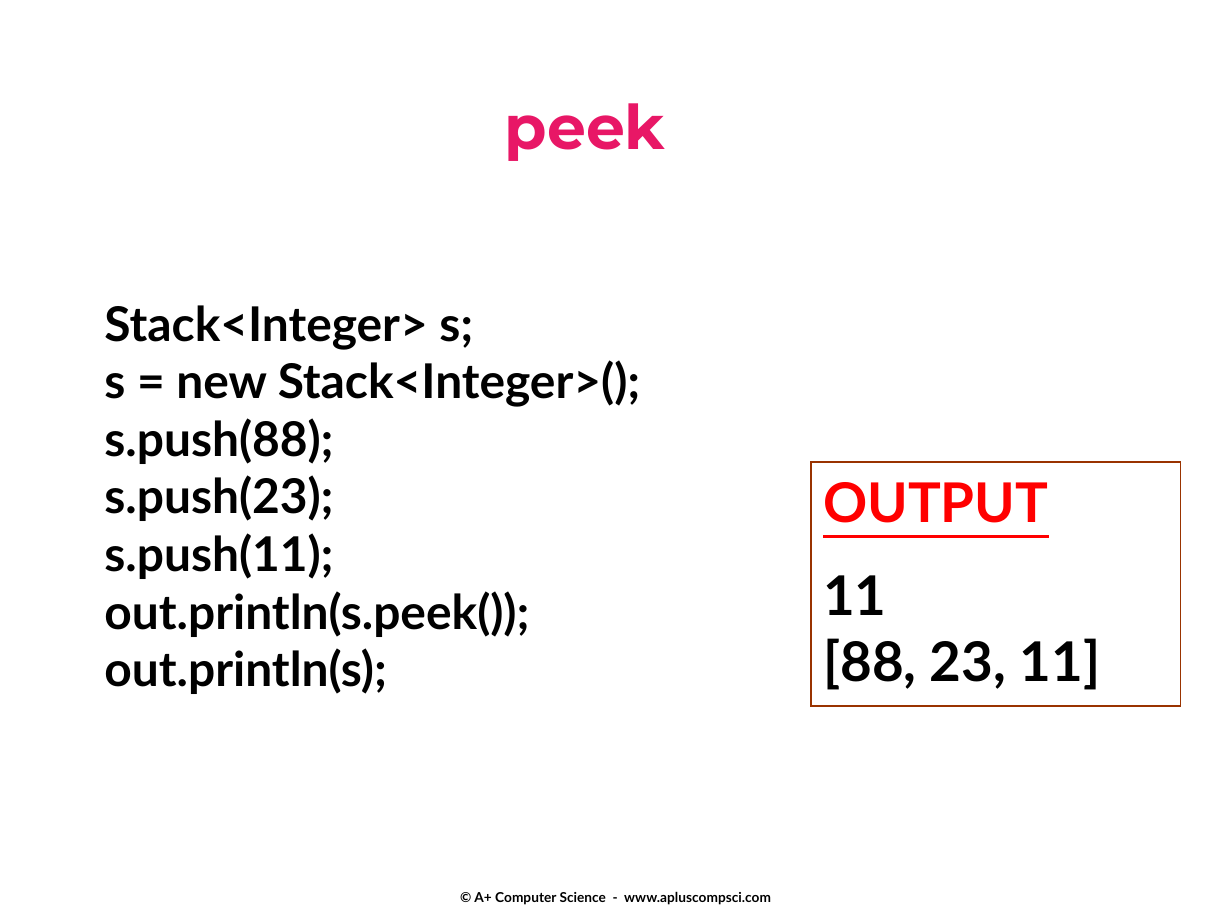
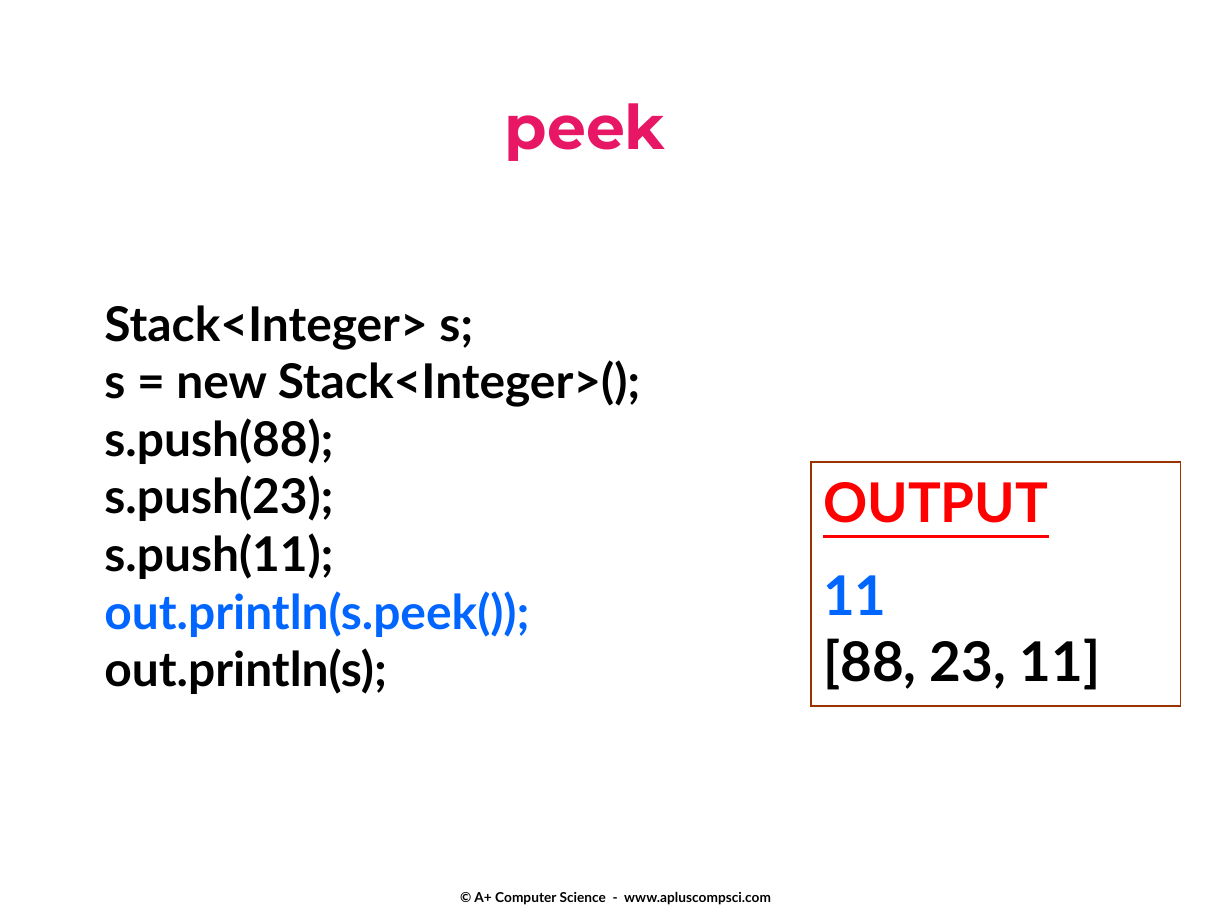
Before and after one commit to Cy-FairCS/cs3, a slide deck: slide 18 of u06b_stacks/notes/13a.stacks.pptx. Drawn at 1232x924 pixels with LibreOffice and Linux fonts; fonts in the diff are those of the drawing. Boxes give left, top, right and bottom in pixels: in the first picture for what was removed or moved away, otherwise in the second. Text is boxed around its words. In the diff, an @@ line names an element or a change of style, - is before the commit and + after.

```diff
--- a/u06b_stacks/notes/13a.stacks.pptx
+++ b/u06b_stacks/notes/13a.stacks.pptx
@@ text at [104, 591, 529, 637]: text colour #000000 to #0066FF in "out.println(s.peek());" @@
@@ text in rectangle at [823, 575, 1101, 690]: text colour #000000 to #0066FF in "11" @@
```
Also in this commit, not shown: 4 other slides changed, 2 slides added.
